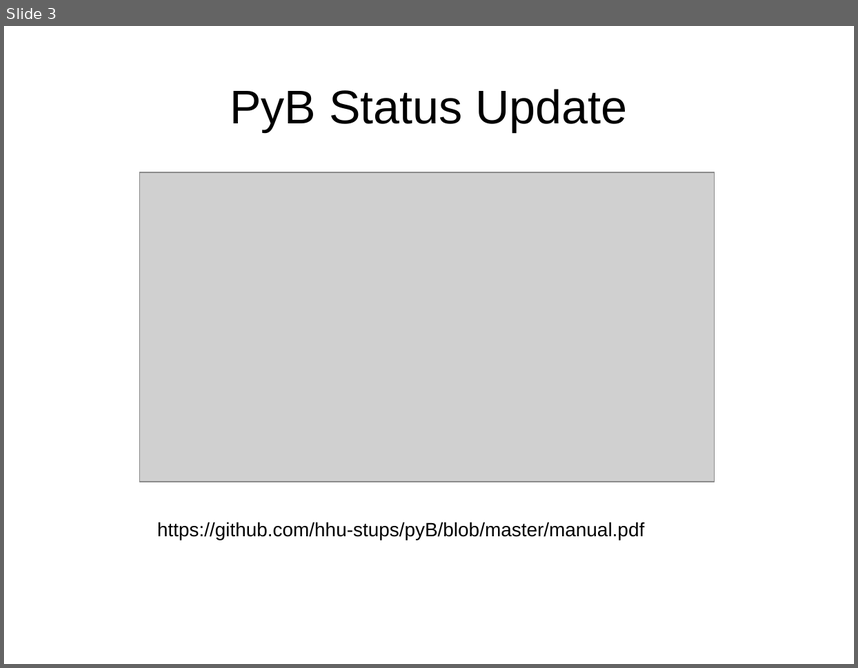
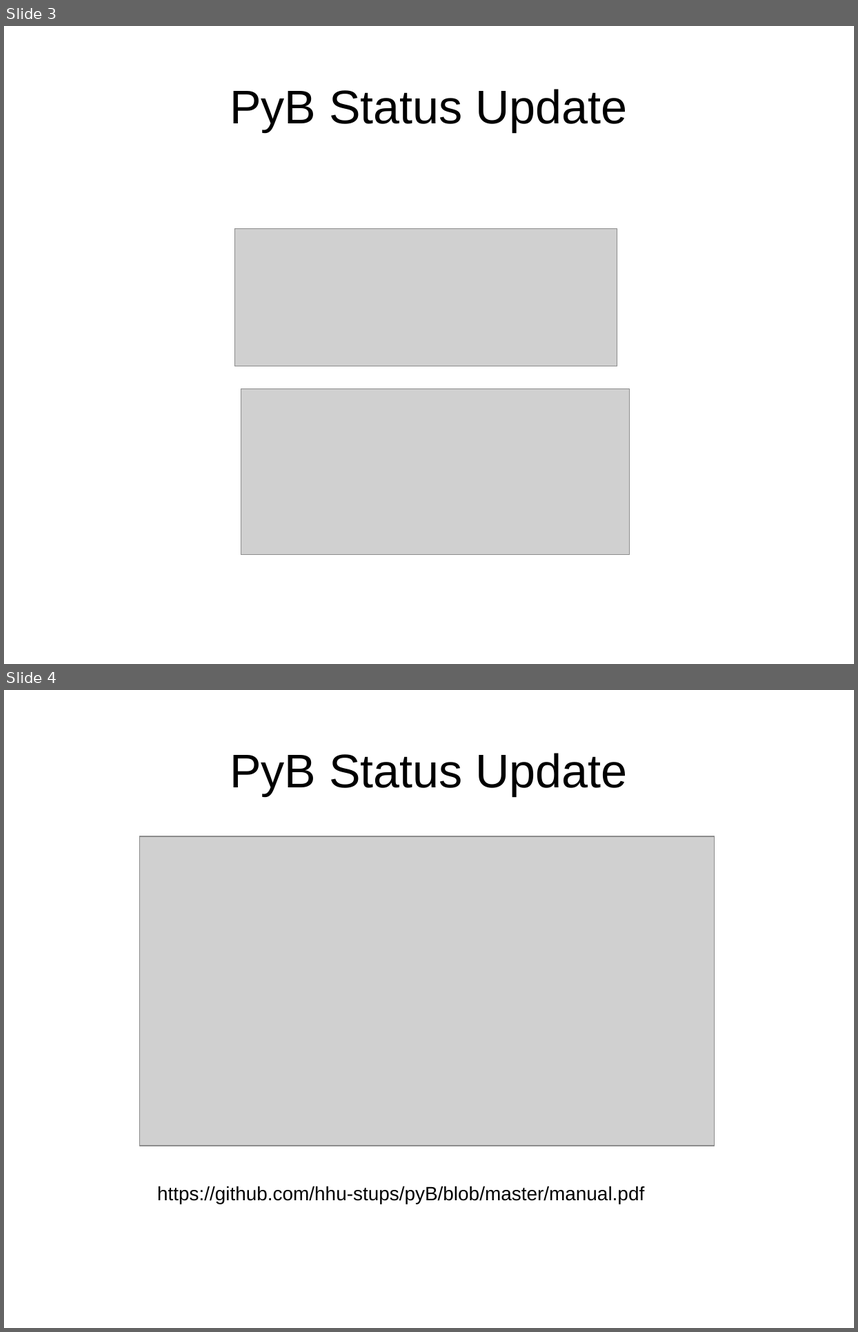
Before and after one commit to hhu-stups/pyB, a slide deck: slides/pyBUpdate.odp. Shown one above the other, each under a label of ours: slide 3 before the commit, slides 3 and 4 after it. The pictures are 858x668 and 858x1332 pixels, drawn with LibreOffice and Linux fonts; fonts in the diff are those of the drawing; grey boxes stand for pictures. Boxes give left, top, right and bottom in pixels: in the first picture for what was removed or moved away, otherwise in the second. Text is boxed around its words. In the diff, an @@ line names an element or a change of style, - is before the commit and + after.

```diff
--- a/slides/pyBUpdate.odp
+++ b/slides/pyBUpdate.odp
@@ slide 3 added at box(4, 26, 854, 664), background #FFFFFF @@
@@ title added at box(230, 89, 628, 132), 44 pt, text #000000 @@
+PyB Status Update
@@ picture added at box(234, 229, 617, 366) @@
@@ picture added at box(241, 388, 630, 555) @@
@@ what was slide 3 is now slide 4 @@
```
Also in this commit, not shown: 5 slides changed, 1 other slide added, 2 other files.
